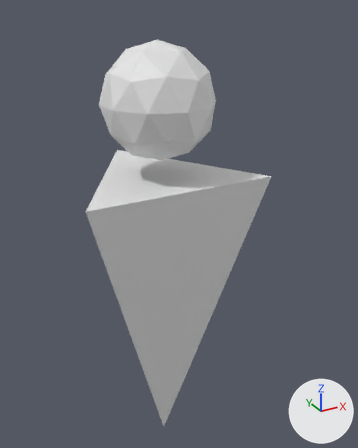
Before and after pictures for a commit that changed the Blender file Assets/Game/Working/Models/person.blend.
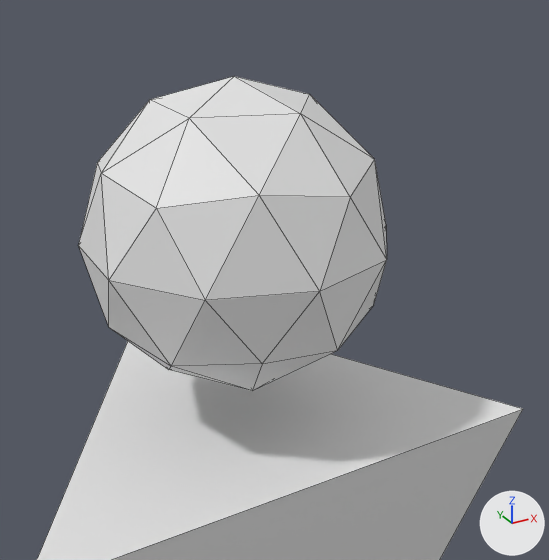
Each version is shown whole from a 50 mm camera at (-0.908, -1.823, 2.104) aimed at (0.145, 0.092, 1.147), then close up from a 50 mm camera at (-0.482, -0.994, 2.155) aimed at (0.028, -0.066, 1.692). Every picture has the same lights, and +X, +Y and +Z are marked at lower right. The close-ups show mesh edges as thin lines.
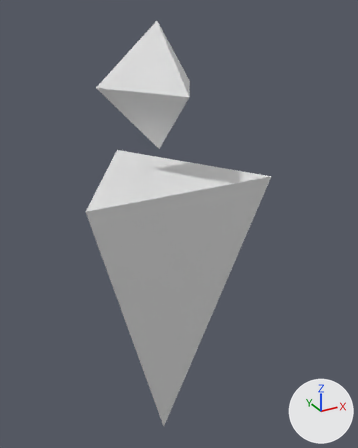
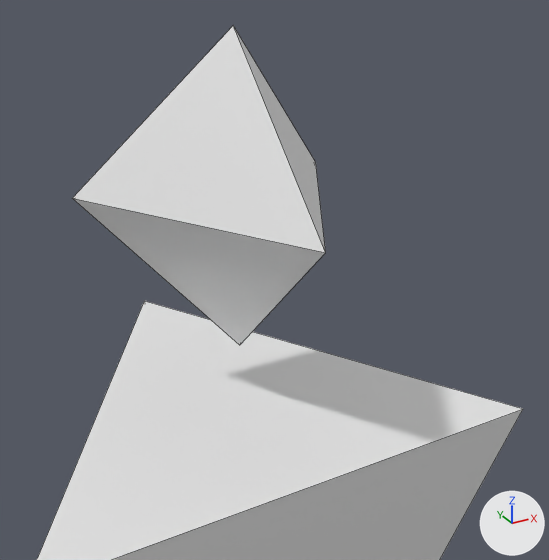
The newer file is also turned or shifted as a whole; pictures and numbers use the older file's frame.

What differs and where, as boxes [x1, y1, x2, y2] in the close-ups (549 x 560 px):
'Cone', reshaped
    before: [37, 76, 523, 560]
    after: [37, 26, 523, 560]
part 1 of me_cone, rebuilt (18% narrower)
    before: [78, 76, 387, 391]
    after: [72, 26, 326, 345]

The change, as a diff of the scene's bpy script:
```diff
--- a/Assets/Game/Working/Models/person.blend.py
+++ b/Assets/Game/Working/Models/person.blend.py
@@ me_cone @@
 # used by ob_cone; location = (0.0, 0.0, 0.0)
-me_cone.from_pydata(...)  # 46 vertices, 84 faces; spans x -0.41..0.41, y -0.24..0.48, z 0.01..1.99
+me_cone.from_pydata(...)  # 9 vertices, 10 faces; spans x -0.41..0.41, y -0.25..0.48, z 0.01..2.06
+# me_cone part 1: the loose piece of 42 vertices spanning x -0.23..0.23, y -0.24..0.24, z 1.51..1.99 is rebuilt with 5 vertices and now spans x -0.22..0.22, y -0.25..0.12, z 1.56..2.06
```
